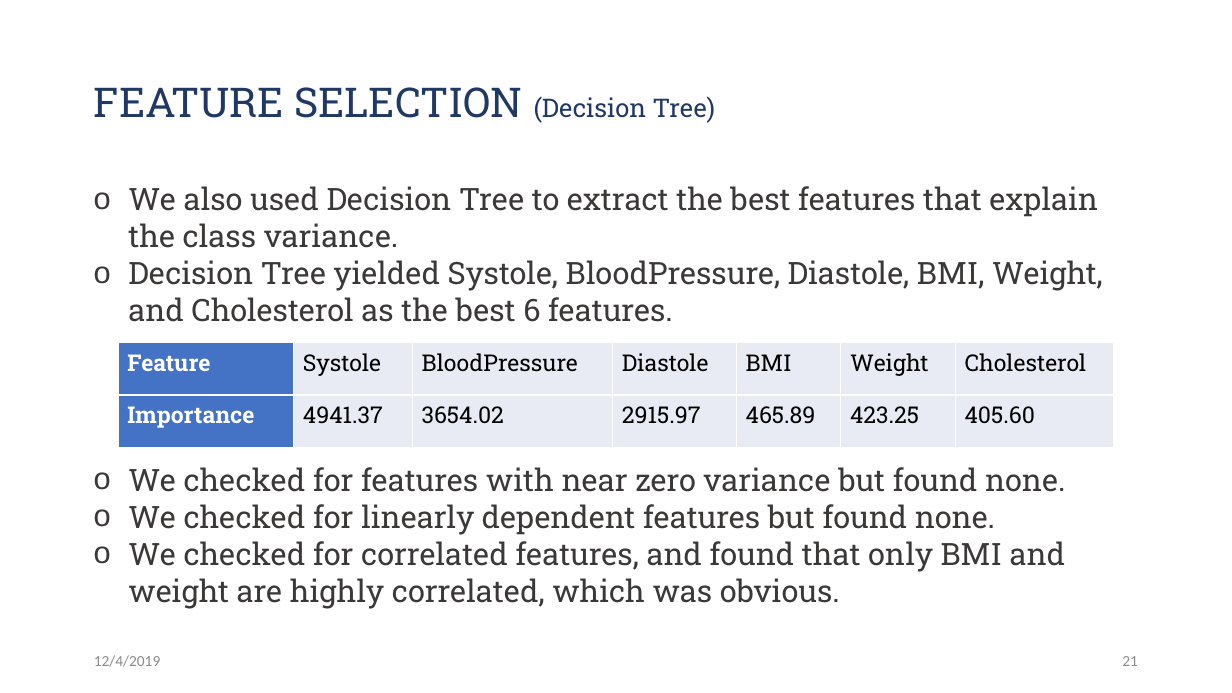
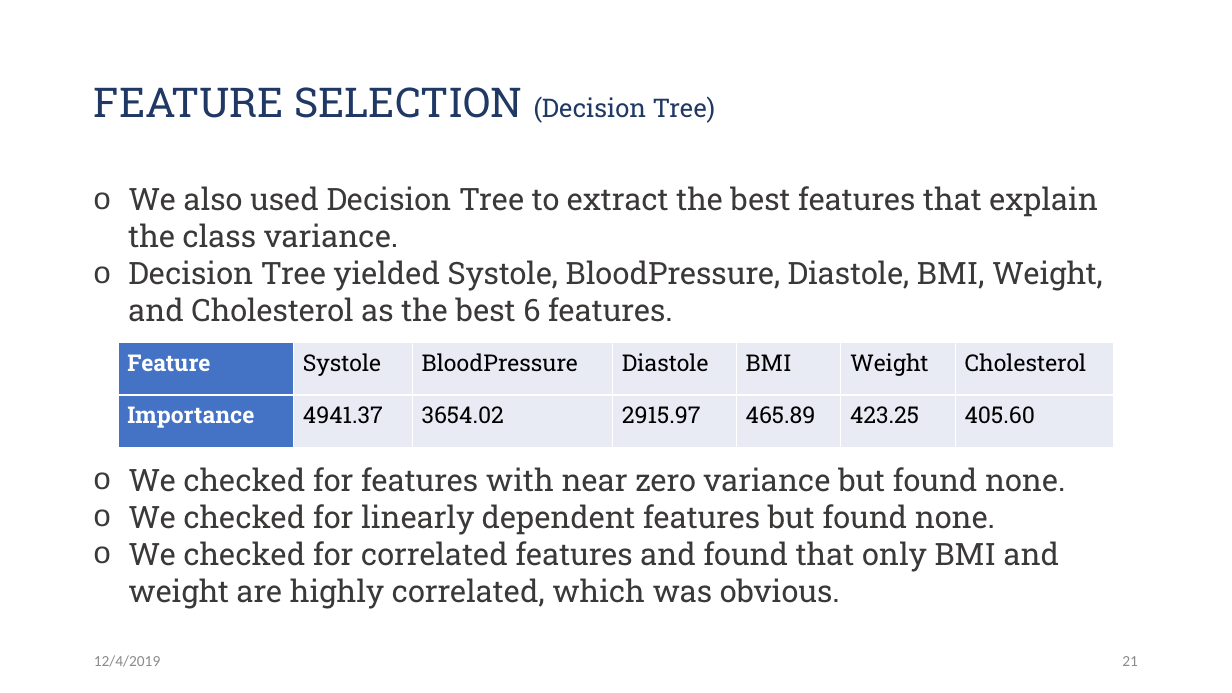
Before and after one commit to Jwen-pg/cds501-predicting-heart-disease, a slide deck: slide 21 of presentation.pptx. Drawn at 1232x693 pixels with LibreOffice and Linux fonts; fonts in the diff are those of the drawing. Boxes give left, top, right and bottom in pixels: in the first picture for what was removed or moved away, otherwise in the second. Text is boxed around its words. In the diff, an @@ line names an element or a change of style, - is before the commit and + after.

```diff
--- a/presentation.pptx
+++ b/presentation.pptx
@@ text at (128,541,1059,609): text changed @@
-o We checked for correlated features, and found that only BMI and weight are highly correlated, which was obvious.
+o We checked for correlated features and found that only BMI and weight are highly correlated, which was obvious.
```
Also in this commit, not shown: 1 other slide changed, 4 slides added, 10 other files.
